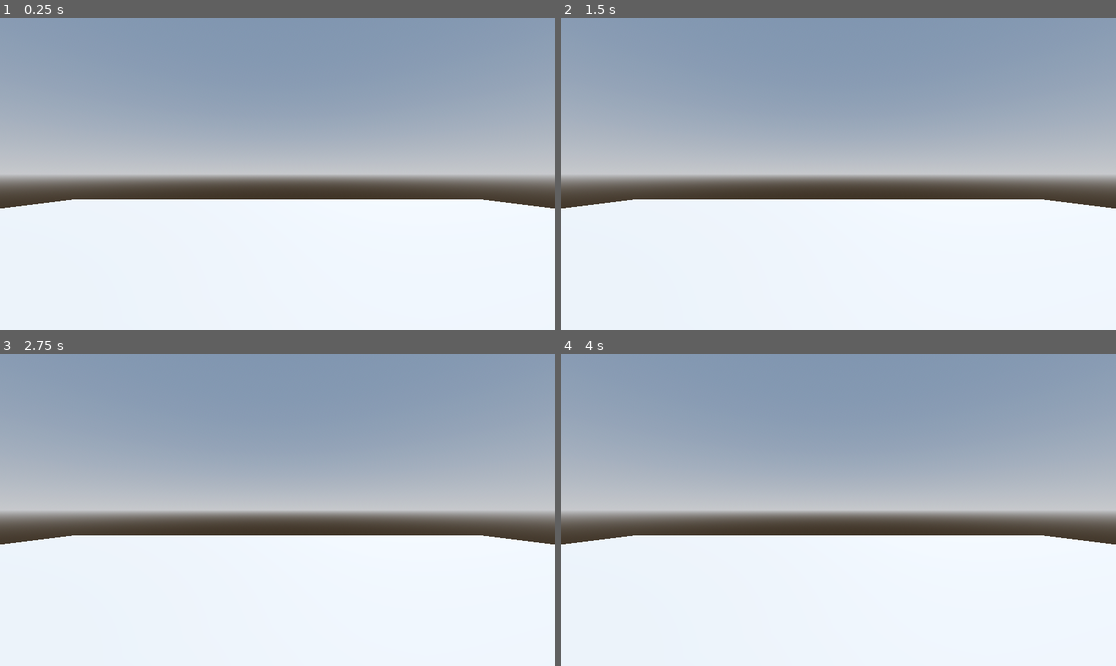
Above: before the commit, frames 1-4 (two rows, left to right).
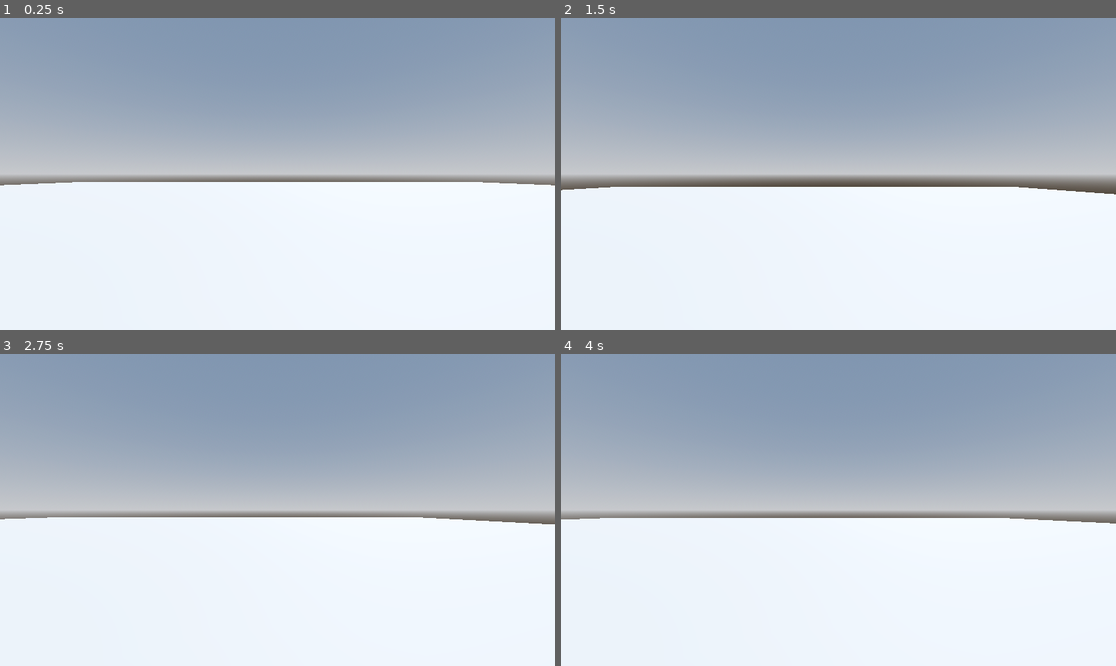
Above: after the commit, the same moments.

Repository: Nimira43/Rampage-3D
Game: Godot game, scene res://Levels/Sandbox.tscn
Same seed, same stepped clock (60 frames per second), same inputs: the game is played once before the commit and once after it.
Inputs:
- Up to frame 1 (0.25 s): no input
- Up to frame 2 (1.5 s): tap Enter at 0.5 s; hold P (move_right) 0.53-1.28 s; tap Space (jump) at 0.77, 1.25 s; hold A (move_back) from 1.28 s (still down)
- Up to frame 3 (2.75 s): tap Space (jump) at 1.52 s; tap Enter at 2 s; release A (move_back) at 2.03 s; hold P (move_right) from 2.03 s (still down)
- Up to frame 4 (4 s): release P (move_right) at 2.78 s; hold Q (move_forward) 2.78-3.53 s; tap Space (jump) at 3.02, 3.77 s; hold O (move_left) from 3.53 s (still down)

The runs differ from the first frame. In frame 1, 5.8% of the frame differs, in the area x 0-100%, y 52-62%; in frame 2, 4.1%; in frame 3, 5.9%; in frame 4, 5.8%.

Commit message:
Basic player is now moving and jumping around in the 3D scene.

Diff:
--- a/Levels/Sandbox.tscn
+++ b/Levels/Sandbox.tscn
@@ -1,4 +1,6 @@
-[gd_scene load_steps=4 format=3 uid="uid://clsl0skcyvpb7"]
+[gd_scene load_steps=5 format=3 uid="uid://clsl0skcyvpb7"]
+
+[ext_resource type="PackedScene" uid="uid://cfibjgxb1kgt2" path="res://Player/player.tscn" id="1_b44mr"]
 
 [sub_resource type="ProceduralSkyMaterial" id="ProceduralSkyMaterial_37o6y"]
 sky_horizon_color = Color(0.64625, 0.65575, 0.67075, 1)
@@ -27,5 +29,5 @@
 use_collision = true
 size = Vector3(64, 1, 64)
 
-[node name="Camera3D" type="Camera3D" parent="."]
-transform = Transform3D(1, 0, 0, 0, 1, 0, 0, 0, 1, 0, 4, 0)
+[node name="Player" parent="." instance=ExtResource("1_b44mr")]
+transform = Transform3D(1, 0, 0, 0, 1, 0, 0, 0, 1, 0, 1, 0)
--- a/Player/player.tscn
+++ b/Player/player.tscn
@@ -14,3 +14,6 @@
 
 [node name="CollisionShape3D" type="CollisionShape3D" parent="."]
 shape = SubResource("CapsuleShape3D_x1q6n")
+
+[node name="Camera3D" type="Camera3D" parent="."]
+transform = Transform3D(1, 0, 0, 0, 1, 0, 0, 0, 1, 0, 0.3, 0)
